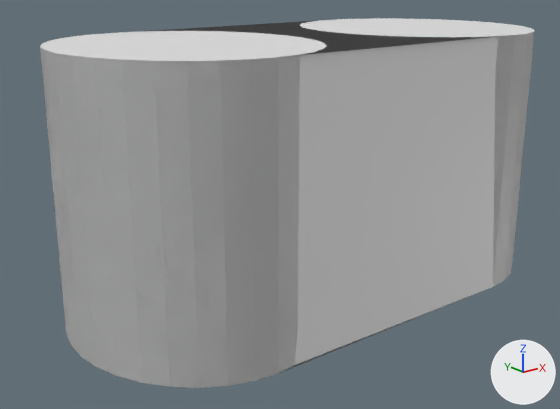
Before and after pictures for a commit that changed the glTF model E-J.glb.
Before and after are seen from a 50 mm lens placed at (-1378.0, -2230.0, 1257.0), pointed at (425.0, 24.0, 355.0). The axes (+X, +Y, +Z) are drawn at lower right. The lights are the same throughout. Where no turn or scale is listed for an object, it has been applied to the vertices.

The older version as bpy lines, for what is in view:
```python
me_円 = bpy.data.meshes.new('円')
me_円.from_pydata(...)  # 192 vertices, 388 faces; spans x -445.0..1555.0, y -500.0..500.0, z 0.0..1000.0
ob_円 = bpy.data.objects.new('円', me_円)
ob_円.location = (0.0, 0.0, 0.0)
```
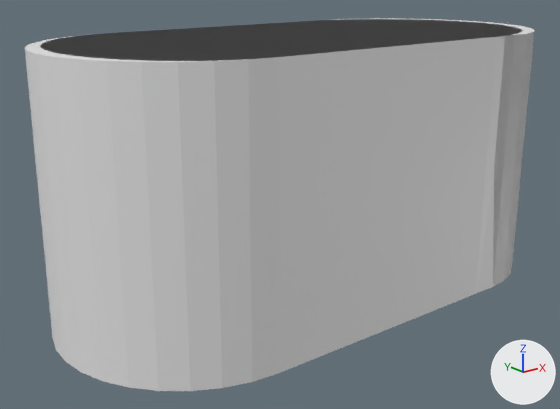
The change in detail:
Mesh me_円柱_002 is new.
It has 130 vertices, 260 faces and spans x -1500.0..500.0, y -500.0..500.0, z -500.0..500.0.
Object '円柱.001' (ob_円柱_001) is new; it shows me_円柱_002.
Its location is (1000.0, 0.0, 500.0).

Location of each change, [x1, y1, x2, y2] in pixels of the pictures (560 x 409 px):
'円柱.001', added: after [25, 19, 522, 391]
'円', unchanged, covered by the edit: before [40, 18, 535, 388]; after [40, 18, 535, 293]
